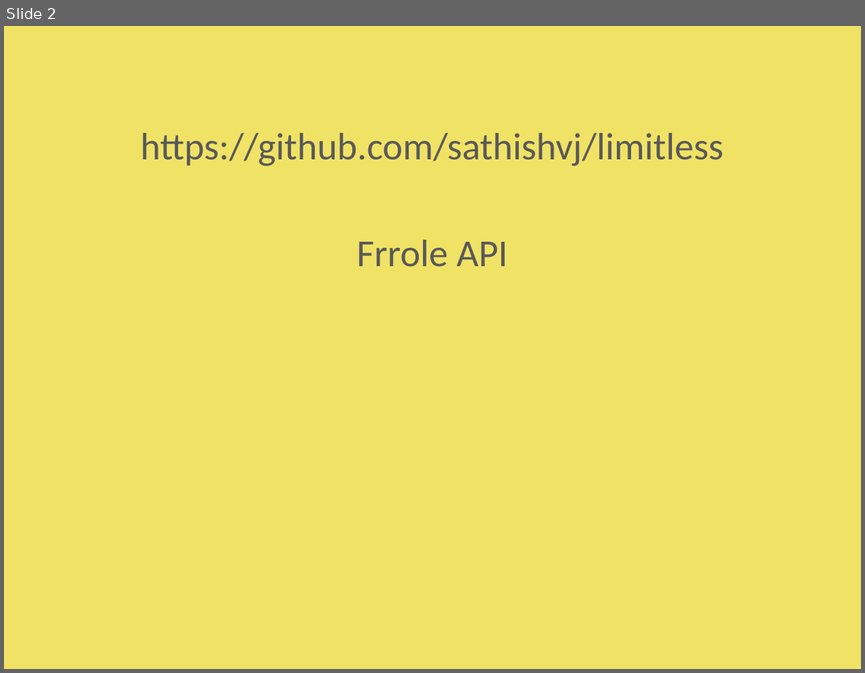
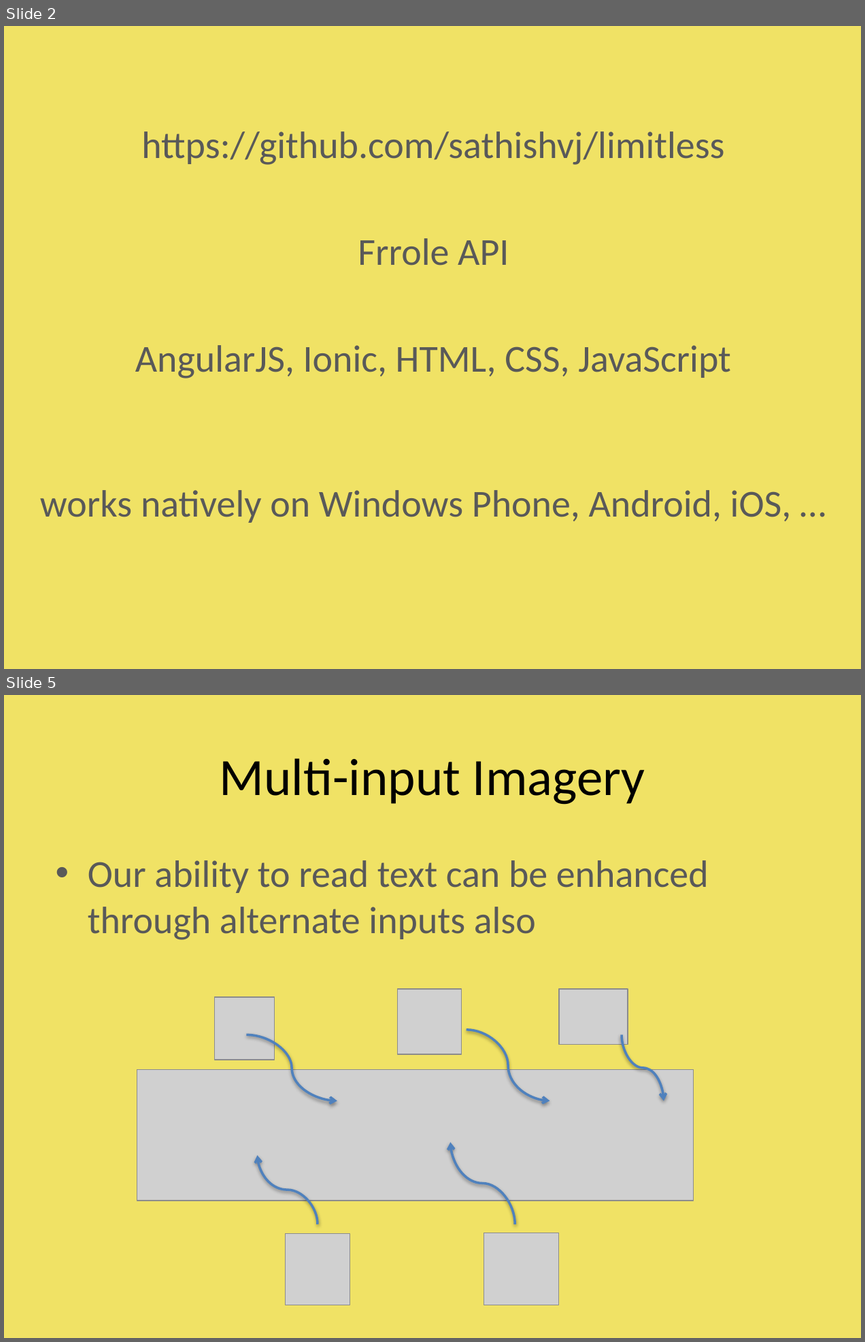
Before and after one commit to sathishvj/limitless, a slide deck: misc/ppt/limitless.pptx. Shown one above the other, each under a label of ours: slide 2 before the commit, slides 2 and 5 after it; the slides between them are not shown. The pictures are 865x673 and 865x1342 pixels, drawn with LibreOffice and Linux fonts; fonts in the diff are those of the drawing; grey boxes stand for pictures. Boxes give left, top, right and bottom in pixels: in the first picture for what was removed or moved away, otherwise in the second. Text is boxed around its words. In the diff, an @@ line names an element or a change of style, - is before the commit and + after.

```diff
--- a/misc/ppt/limitless.pptx
+++ b/misc/ppt/limitless.pptx
@@ slide 5 added at box(4, 695, 861, 1338), background #F0E265 @@
@@ title added at box(219, 758, 645, 804), 44 pt, text #000000 @@
+Multi-input Imagery
@@ text added at box(88, 860, 708, 940), 32 pt, text #595959 @@
+• Our ability to read text can be enhanced through alternate inputs also
@@ picture added at box(215, 997, 275, 1059) @@
@@ picture added at box(397, 989, 461, 1054) @@
@@ picture added at box(559, 989, 628, 1045) @@
@@ curved arrow added from (247, 1034) to (337, 1100), #4F81BD 2 pt @@
@@ curved arrow added from (466, 1029) to (550, 1100), #4F81BD 2 pt @@
@@ curved arrow added from (621, 1034) to (664, 1100), #4F81BD 2 pt @@
@@ picture added at box(137, 1070, 693, 1200) @@
@@ curved arrow added from (515, 1223) to (450, 1142), #4F81BD 2 pt @@
@@ curved arrow added from (317, 1223) to (258, 1155), #4F81BD 2 pt @@
@@ picture added at box(285, 1233, 349, 1304) @@
@@ picture added at box(484, 1233, 559, 1305) @@
@@ slide 2 changed as well @@
@@ text "https://github.com/sathishvj/limitless": place and size @@
-text "https://github.com/sathishvj/limitless" at box(141, 133, 723, 267)
+text "https://github.com/sathishvj/limitless" at box(40, 131, 791, 522)
@@ text at box(40, 345, 791, 522): paragraphs added @@
+AngularJS, Ionic, HTML, CSS, JavaScript
+works natively on Windows Phone, Android, iOS, …
```
Also in this commit, not shown: 2 other slides changed, 5 other slides added, 1 slide removed.
